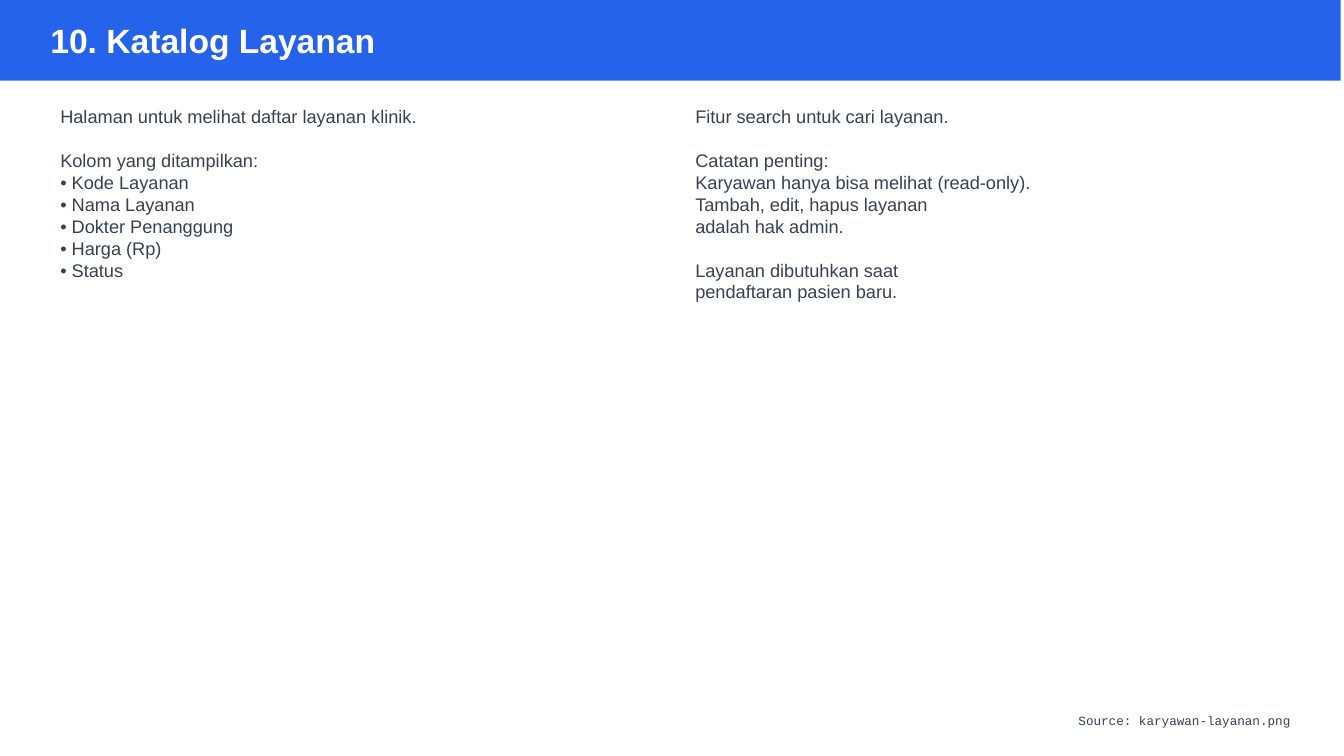
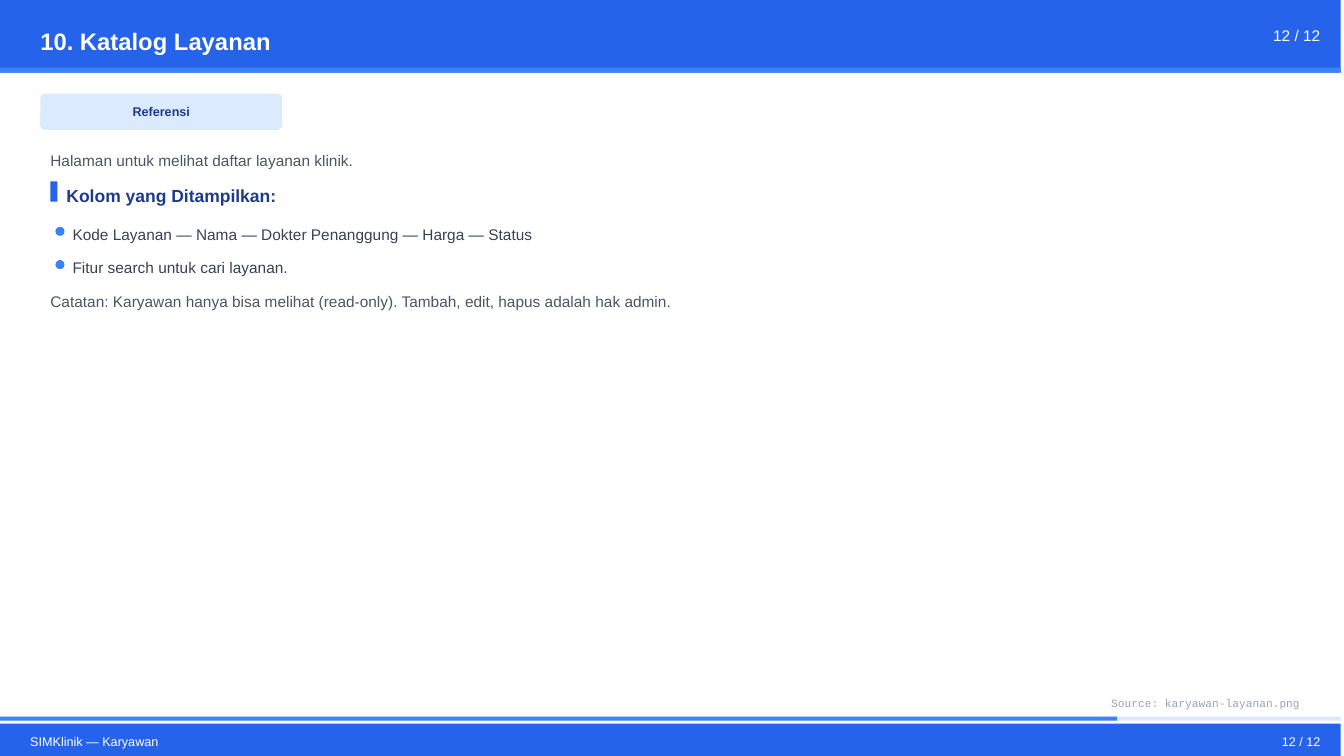
Before and after one commit to NixFester/demo-clinic, a slide deck: slide 21 of dokumen/karyawan.pptx. Drawn at 1344x756 pixels with LibreOffice and Linux fonts; fonts in the diff are those of the drawing. Boxes give left, top, right and bottom in pixels: in the first picture for what was removed or moved away, otherwise in the second. Text is boxed around its words. In the diff, an @@ line names an element or a change of style, - is before the commit and + after.

```diff
--- a/dokumen/karyawan.pptx
+++ b/dokumen/karyawan.pptx
@@ rectangle: place and size @@
-rectangle at <box>0,0,1341,81</box>
+rectangle at <box>0,0,1341,73</box>
@@ text "10. Katalog Layanan": place and size @@
-text "10. Katalog Layanan" at <box>50,28,375,60</box>
+text "10. Katalog Layanan" at <box>40,32,271,55</box>
@@ text "10. Katalog Layanan" at <box>40,32,271,55</box>: size 24 to 17 pt @@
@@ text added at <box>1273,30,1320,41</box>, 11 pt, text #FFFFFF @@
+12 / 12
@@ rectangle added at <box>0,68,1341,73</box>, fill #3B82F6 @@
@@ rounded rectangle added at <box>40,94,282,130</box>, fill #DBEAFE @@
@@ text removed at <box>60,109,416,277</box> @@
-Halaman untuk melihat daftar layanan klinik.
-Kolom yang ditampilkan:
-• Kode Layanan
-• Nama Layanan
-• Dokter Penanggung
-• Harga (Rp)
-• Status
@@ text added at <box>133,107,190,116</box>, 9 pt, text #1E3A8A, bold @@
+Referensi
@@ text added at <box>50,155,353,169</box>, 11 pt, text #4B5563 @@
+Halaman untuk melihat daftar layanan klinik.
@@ rectangle added at <box>50,181,57,202</box>, fill #2563EB @@
@@ text added at <box>66,189,276,206</box>, 12.5 pt, text #1E3A8A, bold @@
+Kolom yang Ditampilkan:
@@ ellipse added at <box>55,227,65,236</box>, fill #3B82F6 @@
@@ text added at <box>73,229,532,243</box>, 11 pt, text #374151 @@
+Kode Layanan — Nama — Dokter Penanggung — Harga — Status
@@ ellipse added at <box>55,260,65,269</box>, fill #3B82F6 @@
@@ text added at <box>73,262,287,276</box>, 11 pt, text #374151 @@
+Fitur search untuk cari layanan.
@@ text at <box>50,296,671,310</box>: text changed; size 13 to 11 pt; text colour #374151 to #4B5563 @@
-Fitur search untuk cari layanan.
-Catatan penting:
-Karyawan hanya bisa melihat (read-only).
-Tambah, edit, hapus layanan
-adalah hak admin.
-Layanan dibutuhkan saat
-pendaftaran pasien baru.
+Catatan: Karyawan hanya bisa melihat (read-only). Tambah, edit, hapus adalah hak admin.
@@ text "Catatan: Karyawan hanya bisa melihat ..." at <box>50,296,671,310</box>: vertical alignment top to middle @@
@@ rectangle added at <box>0,717,1341,721</box>, fill #DBEAFE @@
@@ rectangle added at <box>0,717,1117,721</box>, fill #3B82F6 @@
@@ text "Source: karyawan-layanan.png": place and size @@
-text "Source: karyawan-layanan.png" at <box>1078,716,1290,728</box>
+text "Source: karyawan-layanan.png" at <box>1111,699,1300,709</box>
@@ text "Source: karyawan-layanan.png" at <box>1111,699,1300,709</box>: size 9 to 8 pt, text colour #374151 to #9CA3AF @@
@@ rectangle added at <box>0,724,1341,756</box>, fill #2563EB @@
@@ text added at <box>30,737,158,749</box>, 9 pt, text #FFFFFF @@
+SIMKlinik — Karyawan
@@ text added at <box>1282,737,1320,746</box>, 9 pt, text #FFFFFF @@
+12 / 12
```
Also in this commit, not shown: 25 other slides changed, 23 other files.
